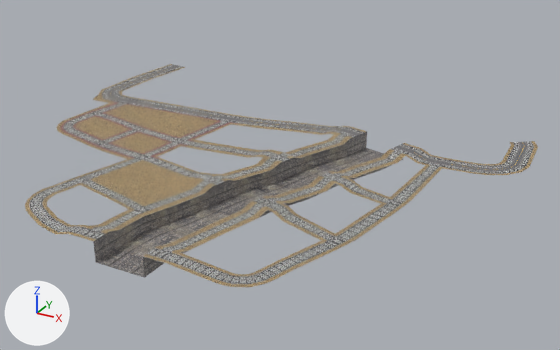
One commit to the FBX model Assets/05_Models/Exterior/CanaleFinaleCurve.fbx: the scene before it, then after it.
The view is the same before and after, from a 50 mm lens placed at (357.0, -327.0, 202.0), pointed at (118.0, 108.0, -16.0). The lights are fixed; the arrows at lower left show +X, +Y and +Z. Where no turn or scale is listed for an object, it has been applied to the vertices. Vertices at the same position are counted once.

Objects in the first picture: 'CanaleFinale.001'.
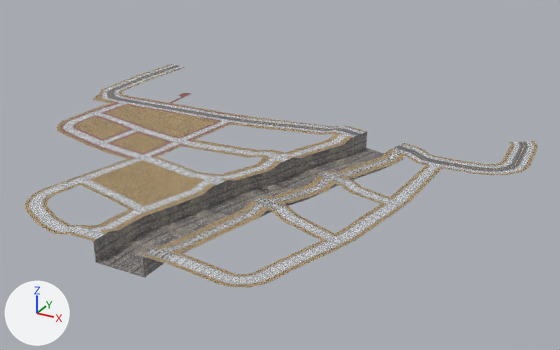
The change, as a list of edits to the scene's bpy script:
```text
Change img_floorroad_b_tga:
    img_floorroad_b_tga: load_image('FloorRoad_B.tga', '../../04_Images/Textures/FloorRoad_B.jpg', 1024, 1024, 'sRGB') -> load_image('FloorRoad_B.tga', '../../04_Images/Textures/FloorRoad_B.jpg', 1024, 1024, 'Non-Color')
Add img_footpathstone_b_jpg:
    img_footpathstone_b_jpg = load_image('FootpathStone_B.jpg', '../../04_Images/Textures/FootpathStone_B.jpg', 1024, 1024, 'sRGB')
Add mat_footpathstone_001:
    mat_footpathstone_001 = principled_material('FootpathStone.001')
    mat_footpathstone_001.texture = img_footpathstone_b_jpg
    mat_footpathstone_001.metallic = 0.5
    mat_footpathstone_001.roughness = 0.553
Add mat_road_001:
    mat_road_001 = bpy.data.materials.new('Road.001')
    # uses the picture img_floorroad_b_tga
Change me_scene_003:
    used by ob_canalefinale_001; location = (111.6, -34.8, -5.3)
    remove me_scene_003.from_pydata(...)  # 21298 vertices, 28600 faces; spans x -198.0..163.0, y -21.0..291.0, z -4.0..9.0
    add me_scene_003.from_pydata(...)  # 21834 vertices, 29052 faces; spans x -198.0..163.0, y -21.0..291.0, z -4.0..9.0
    me_scene_003 part 1: 65 vertices moved from x -172.0..45.0, y 190.0..203.0, z 6.0..9.0 to x -172.0..45.0, y 191.0..204.0, z 6.0..9.0; 286 vertices removed from x -165.0..45.0, y 188.0..208.0, z 6.0..9.0; 702 vertices added at x -180.0..145.0, y 188.0..289.0, z -4.0..9.0
    me_scene_003 part 2: 4 vertices removed from x -61.0, y 94.0..96.0, z 6.0
    me_scene_003 part 3: 19 kept faces spanning x -182.0..33.0, y 190.0..289.0, z 6.0..9.0 get new texture (UV) coordinates
    me_scene_003 part 4: 1015 faces spanning x -196.0..160.0, y -18.0..291.0, z 6.0..9.0 switch from mat_road (picture img_floorroad_b_tga) to mat_road_001
    add me_scene_003.materials.append(mat_footpathstone_001)  # picture img_footpathstone_b_jpg
```

Where the change shows, as pixel boxes [x1, y1, x2, y2] in the pictures (560 x 350 px):
'CanaleFinale.001', surface changed, reshaped: [25, 64, 538, 288] in both
part 1 of me_scene_003, built on: before [122, 94, 367, 149]; after [120, 67, 513, 165]
part 2 of me_scene_003, deleted: before [155, 157, 198, 173]
part 3 of me_scene_003, surface changed: [119, 67, 346, 127] in both
part 4 of me_scene_003, recoloured: [29, 65, 534, 284] in both
